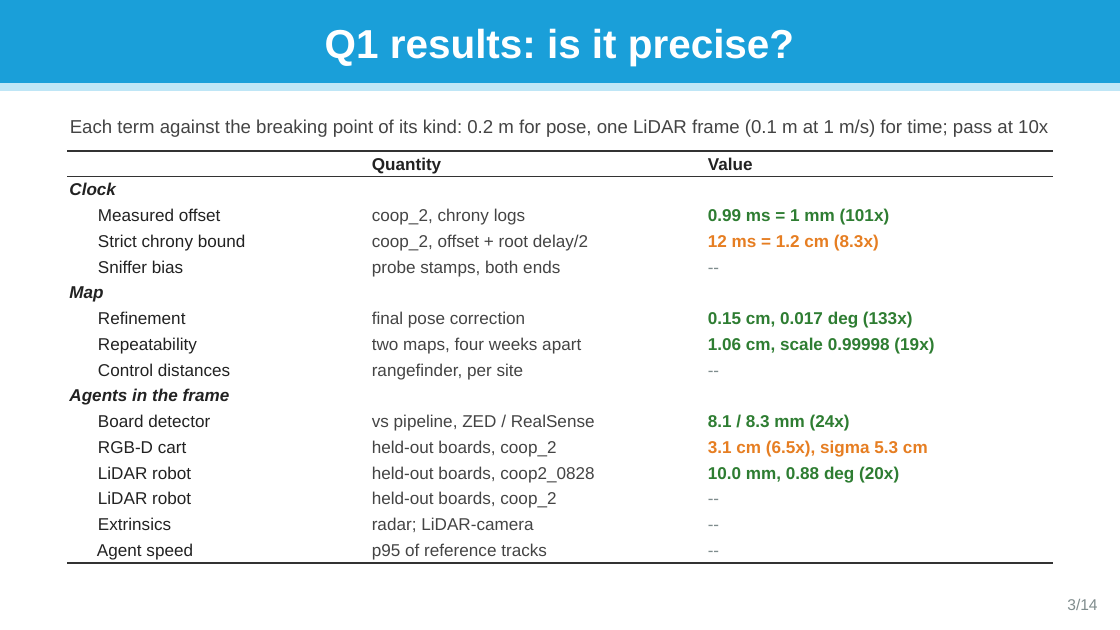
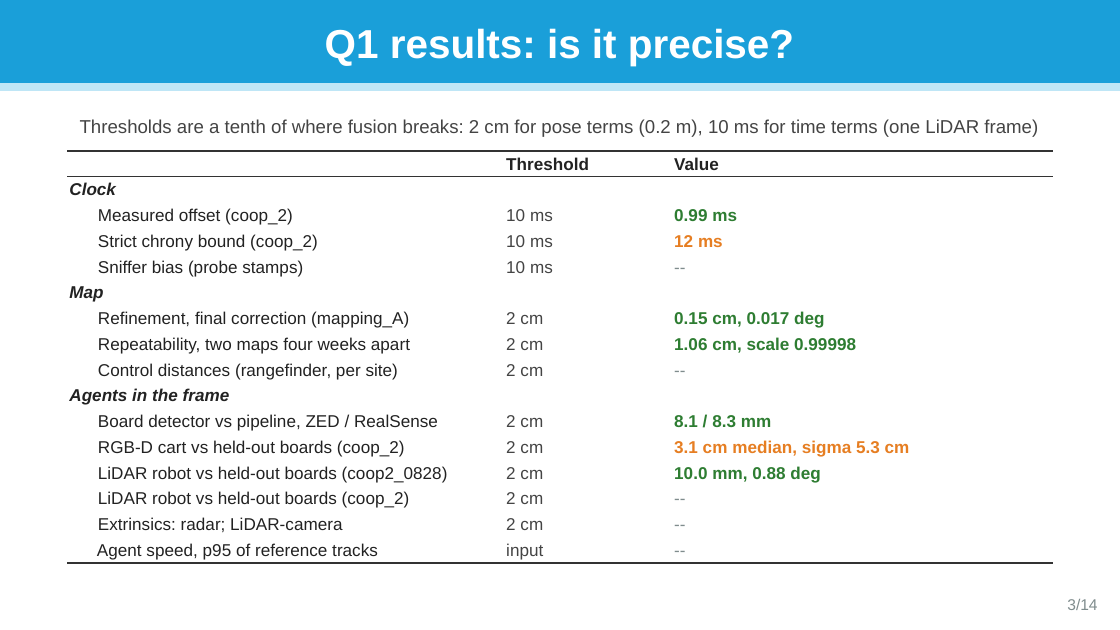
Before and after one commit to jorichee14/Others, a slide deck: slide 3 of scoop_testbed_paper/SCooP-iT_testbed_questions.pptx. Drawn at 1120x630 pixels with LibreOffice and Linux fonts; fonts in the diff are those of the drawing. Boxes give left, top, right and bottom in pixels: in the first picture for what was removed or moved away, otherwise in the second. Text is boxed around its words. In the diff, an @@ line names an element or a change of style, - is before the commit and + after.

```diff
--- a/scoop_testbed_paper/SCooP-iT_testbed_questions.pptx
+++ b/scoop_testbed_paper/SCooP-iT_testbed_questions.pptx
@@ text at [80, 119, 1038, 137]: text changed @@
-Each term against the breaking point of its kind: 0.2 m for pose, one LiDAR frame (0.1 m at 1 m/s) for time; pass at 10x
+Thresholds are a tenth of where fusion breaks: 2 cm for pose terms (0.2 m), 10 ms for time terms (one LiDAR frame)
@@ table at [67, 151, 1053, 564] @@
-row 1, column 2: Quantity
+row 1, column 2: Threshold
-row 3: Measured offset | coop_2, chrony logs | 0.99 ms = 1 mm (101x)
+row 3: Measured offset (coop_2) | 10 ms | 0.99 ms
-row 4: Strict chrony bound | coop_2, offset + root delay/2 | 12 ms = 1.2 cm (8.3x)
+row 4: Strict chrony bound (coop_2) | 10 ms | 12 ms
-row 5, column 1: Sniffer bias
+row 5, column 1: Sniffer bias (probe stamps)
-row 5, column 2: probe stamps, both ends
+row 5, column 2: 10 ms
-row 7: Refinement | final pose correction | 0.15 cm, 0.017 deg (133x)
+row 7: Refinement, final correction (mapping_A) | 2 cm | 0.15 cm, 0.017 deg
-row 8: Repeatability | two maps, four weeks apart | 1.06 cm, scale 0.99998 (19x)
+row 8: Repeatability, two maps four weeks apart | 2 cm | 1.06 cm, scale 0.99998
-row 9, column 1: Control distances
+row 9, column 1: Control distances (rangefinder, per site)
-row 9, column 2: rangefinder, per site
+row 9, column 2: 2 cm
-row 11: Board detector | vs pipeline, ZED / RealSense | 8.1 / 8.3 mm (24x)
+row 11: Board detector vs pipeline, ZED / RealSense | 2 cm | 8.1 / 8.3 mm
-row 12: RGB-D cart | held-out boards, coop_2 | 3.1 cm (6.5x), sigma 5.3 cm
+row 12: RGB-D cart vs held-out boards (coop_2) | 2 cm | 3.1 cm median, sigma 5.3 cm
-row 13: LiDAR robot | held-out boards, coop2_0828 | 10.0 mm, 0.88 deg (20x)
+row 13: LiDAR robot vs held-out boards (coop2_0828) | 2 cm | 10.0 mm, 0.88 deg
-row 14, column 1: LiDAR robot
+row 14, column 1: LiDAR robot vs held-out boards (coop_2)
-row 14, column 2: held-out boards, coop_2
+row 14, column 2: 2 cm
-row 15, column 1: Extrinsics
+row 15, column 1: Extrinsics: radar; LiDAR-camera
-row 15, column 2: radar; LiDAR-camera
+row 15, column 2: 2 cm
-row 16, column 1: Agent speed
+row 16, column 1: Agent speed, p95 of reference tracks
-row 16, column 2: p95 of reference tracks
+row 16, column 2: input
```
Also in this commit, not shown: 6 other slides changed, 1 other file.
